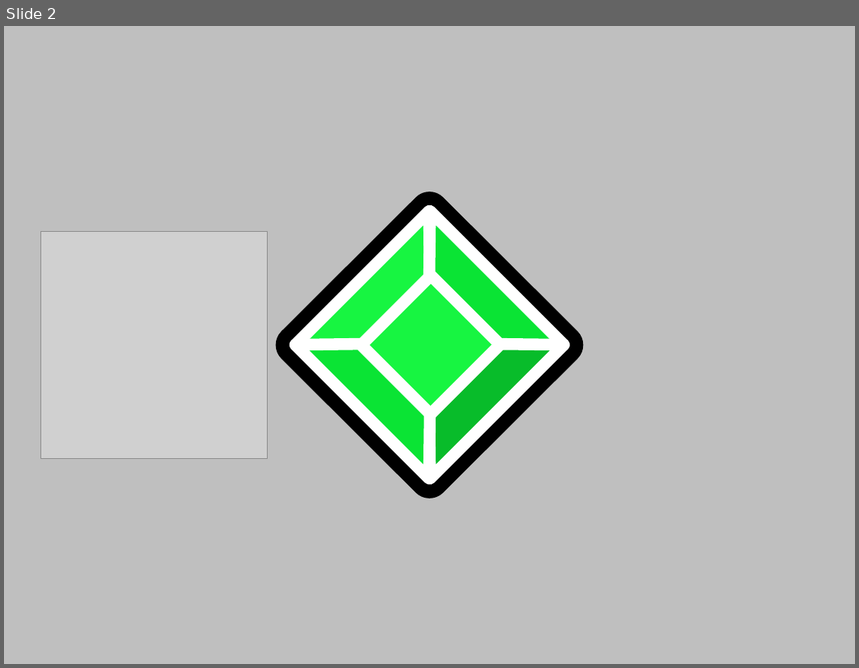
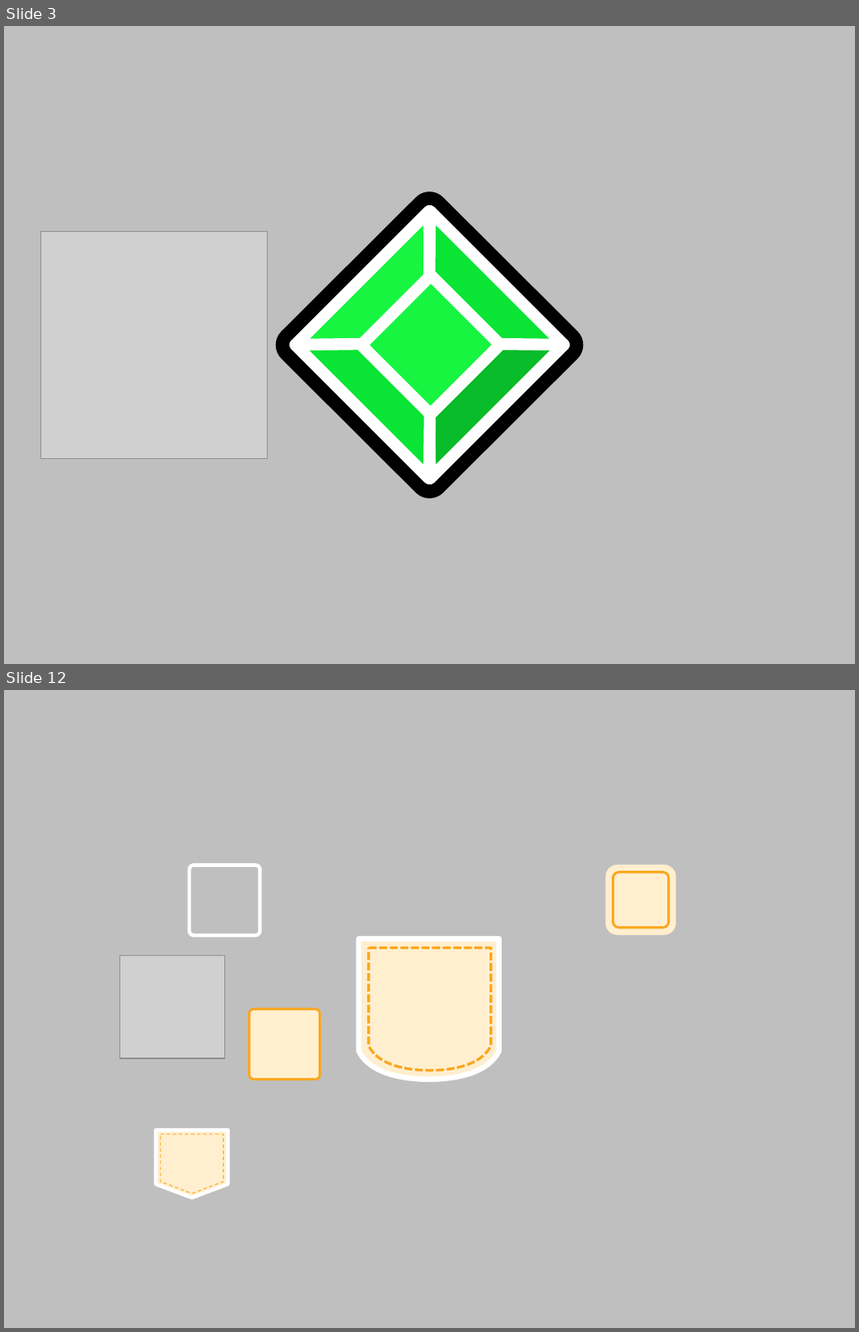
Before and after one commit to sandeepma1/SlideAway, a slide deck: Assets/Textures/TextureIcons.pptx. Shown one above the other, each under a label of ours: slide 2 before the commit, slides 3 and 12 after it; the slides between them are not shown. The pictures are 859x668 and 859x1332 pixels, drawn with LibreOffice and Linux fonts; fonts in the diff are those of the drawing; grey boxes stand for pictures. Boxes give left, top, right and bottom in pixels: in the first picture for what was removed or moved away, otherwise in the second. Text is boxed around its words. In the diff, an @@ line names an element or a change of style, - is before the commit and + after.

```diff
--- a/Assets/Textures/TextureIcons.pptx
+++ b/Assets/Textures/TextureIcons.pptx
@@ slide 12 added at <box>4,690,855,1328</box>, background #BFBFBF @@
@@ rounded rectangle added at <box>189,866,260,936</box>, outline #FFFFFF 3 pt @@
@@ rounded rectangle added at <box>606,865,677,935</box>, fill #FFEFCF @@
@@ rounded rectangle added at <box>614,872,669,927</box>, fill #FFEFCF, outline #FBA61C 2 pt @@
@@ freeform shape added at <box>359,939,500,1079</box>, outline #FFFFFF 4.5 pt @@
@@ freeform shape added at <box>360,939,500,1079</box>, fill #FFEFCF, outline #FBA61C 3 pt @@
@@ picture added at <box>120,955,224,1059</box> @@
@@ freeform shape added at <box>368,948,491,1071</box>, outline #FBA61C 2.25 pt dashed @@
@@ rounded rectangle added at <box>249,1009,320,1080</box>, fill #FFEFCF, outline #FBA61C 2 pt @@
@@ flow chart offpage connector added at <box>155,1130,228,1198</box>, fill #FFEFCF, outline #FBA61C 2 pt @@
@@ flow chart offpage connector added at <box>155,1130,228,1198</box>, outline #FFFFFF 3 pt @@
@@ flow chart offpage connector added at <box>161,1135,224,1194</box>, outline #FBA61C 0.75 pt dashed @@
@@ what was slide 2 is now slide 3 @@
```
Also in this commit, not shown: 1 slide changed, 33 other slides added, 51 other files.
